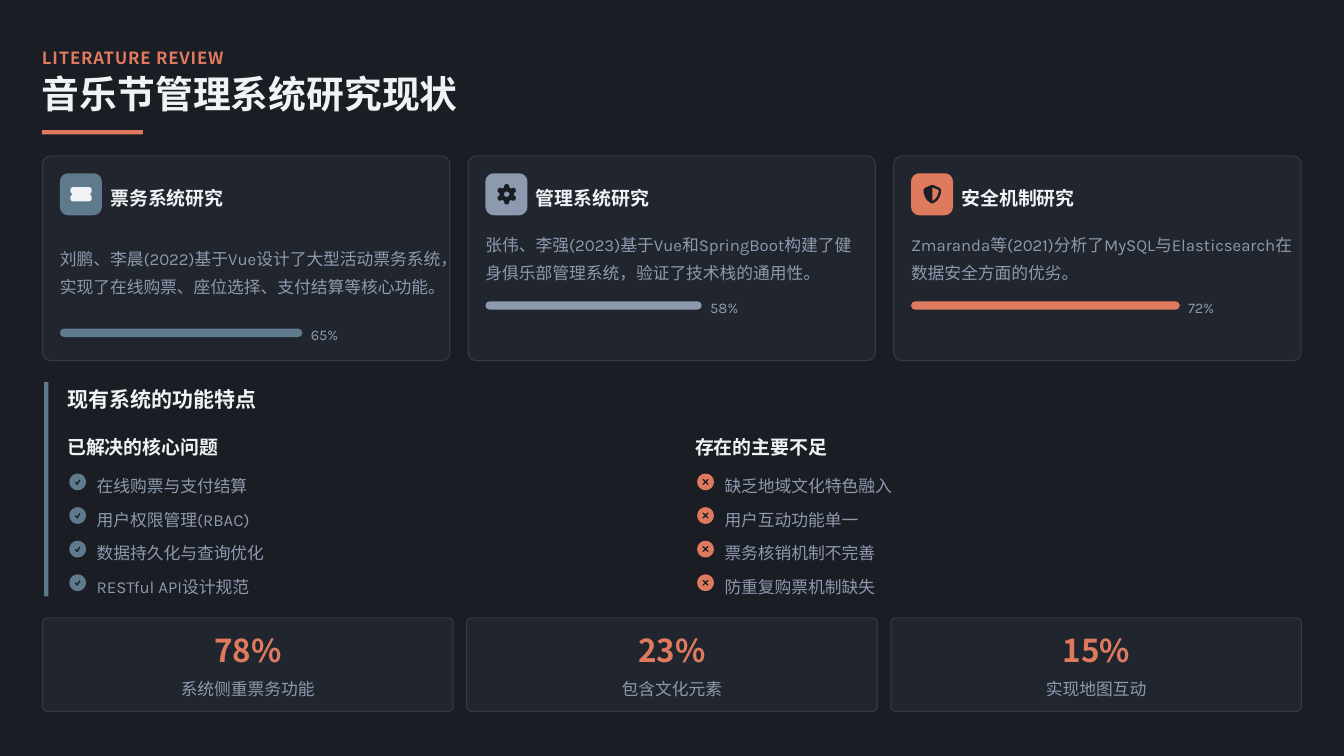
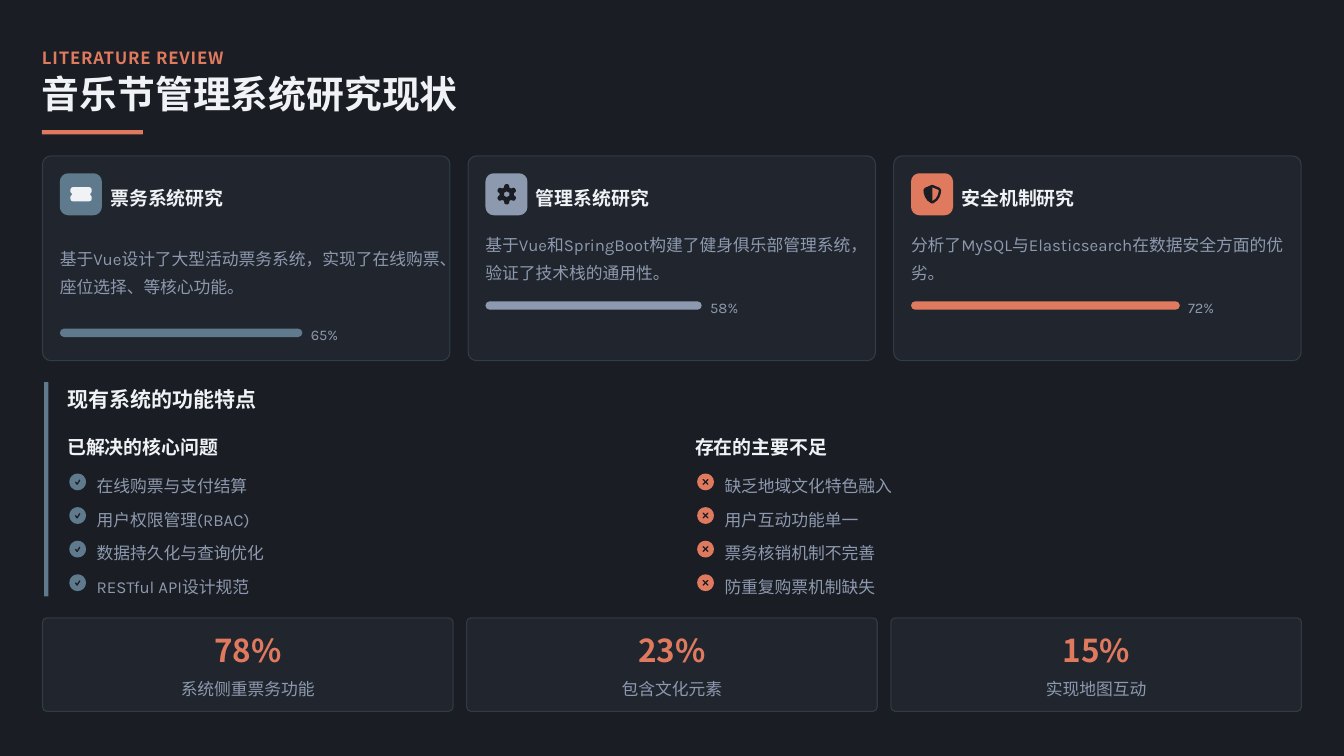
Before and after one commit to fish68517/VUE-SpringBoot-Mysql, a slide deck: slide 6 of doc/基于Spring Boot + Vue的沈阳音乐节管理系统设计与实现.pptx. Drawn at 1344x756 pixels with LibreOffice and Linux fonts; fonts in the diff are those of the drawing. Boxes give left, top, right and bottom in pixels: in the first picture for what was removed or moved away, otherwise in the second. Text is boxed around its words. In the diff, an @@ line names an element or a change of style, - is before the commit and + after.

```diff
--- a/doc/基于Spring Boot + Vue的沈阳音乐节管理系统设计与实现.pptx
+++ b/doc/基于Spring Boot + Vue的沈阳音乐节管理系统设计与实现.pptx
@@ text at [485,237,867,281]: text changed @@
-张伟、李强(2023)基于Vue和SpringBoot构建了健身俱乐部管理系统，验证了技术栈的通用性。
+基于Vue和SpringBoot构建了健身俱乐部管理系统，验证了技术栈的通用性。
@@ text at [911,237,1283,280]: text changed @@
-Zmaranda等(2021)分析了MySQL与Elasticsearch在数据安全方面的优劣。
+分析了MySQL与Elasticsearch在数据安全方面的优劣。
@@ text at [60,251,456,295]: text changed @@
-刘鹏、李晨(2022)基于Vue设计了大型活动票务系统，实现了在线购票、座位选择、支付结算等核心功能。
+基于Vue设计了大型活动票务系统，实现了在线购票、座位选择、等核心功能。
```
Also in this commit, not shown: 5 other slides changed, 1 slide removed, 3 other files.
